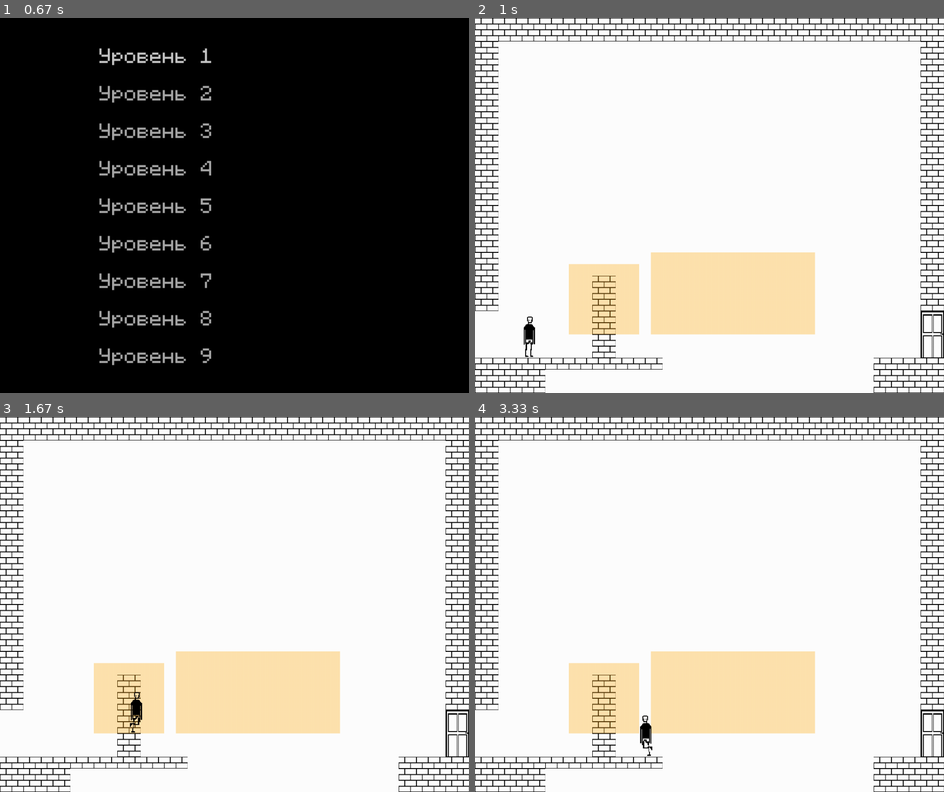
Above: before the commit, frames 1-4 (two rows, left to right).
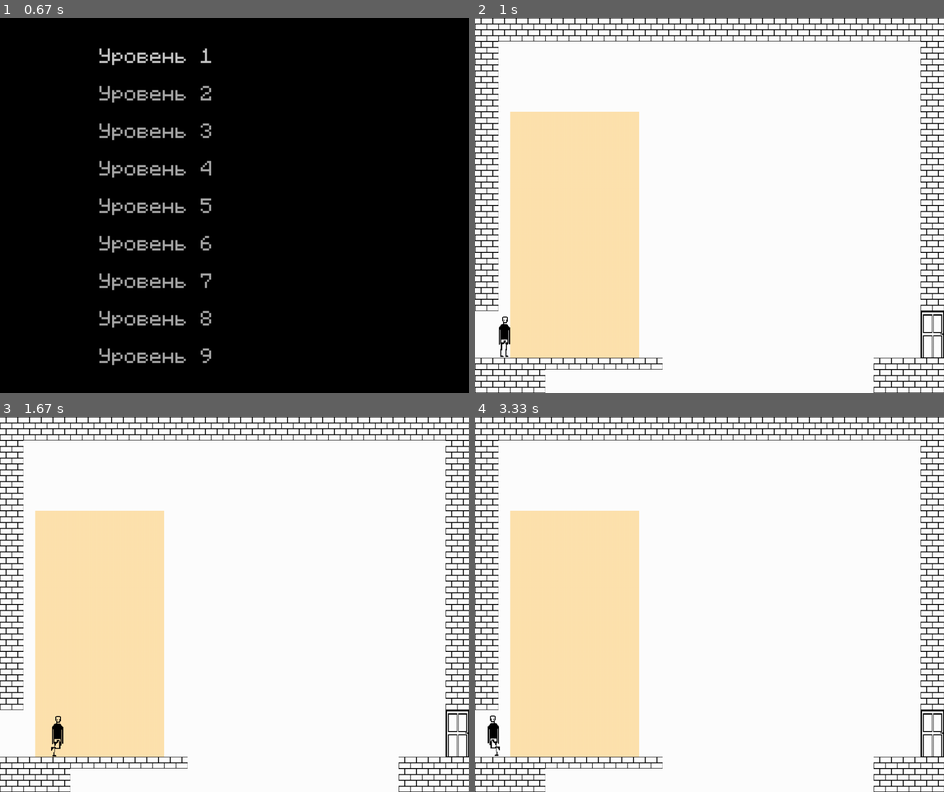
Above: after the commit, the same moments.

Repository: remalQ/pygame-project
Game: pygame game, started from Main.py
Same seed, same stepped clock (60 frames per second), same inputs: the game is played once before the commit and once after it.
Inputs (mouse positions are in pixels of both pictures, inside the frame that each line leads up to):
- Up to frame 1 (0.67 s): click "Начать игру" at 0.38 s
- Up to frame 2 (1 s): press the mouse at (629, 55) at 0.7 s; move the mouse to (587, 183) at 0.8 s; release the mouse at (545, 314) at 0.93 s
- Up to frame 3 (1.67 s): hold Space 1-1.47 s; hold D 1-1.47 s; hold D from 1.55 s (still down)
- Up to frame 4 (3.33 s): release D at 2.02 s; click (845, 679) at 2.15 s; press the mouse at (667, 739) at 2.47 s; move the mouse to (657, 645) at 2.57 s; release the mouse at (653, 552) at 2.7 s; hold A from 3.27 s (still down)

Frame 1 is identical in both runs. In frame 2, 23% of the frame differs, in the area x 5-73%, y 25-91%; in frame 3, 23%; in frame 4, 24%, in the area x 2-73%, y 25-91%.

Commit message:
improve jump sprites in low_gravity zone, remove the high_jump zone

Diff:
--- a/Create_Maps.py
+++ b/Create_Maps.py
@@ -254,23 +254,20 @@
     def ask_zone_effect(self):
         """
         Предлагает выбрать тип зоны цифрой:
-          1 — double_jump (множитель прыжка = 3)
-          2 — low_gravity (множитель гравитации = 0.3)
-          3 — ghost_mode (призрачный режим)
+          1 — low_gravity (множитель гравитации = 0.3)
+          2 — ghost_mode (призрачный режим)
         Возвращает кортеж (effect, value).
         """
         box = TextInputBox(SCREEN_WIDTH//2-150, SCREEN_HEIGHT//2-25, 300, 50)
         font = pygame.font.SysFont('Arial', 24)
         prompt = (
-            "1: double_jump (jump x1.5)\n"
-            "2: low_gravity (gravity x0.3)\n"
-            "3: ghost_mode\n"
-            "Введите 1–3 и нажмите Enter:"
+            "1: low_gravity (gravity x0.3)\n"
+            "2: ghost_mode\n"
+            "Введите 1–2 и нажмите Enter:"
         )
         choice = None
         while choice is None:
             self.screen.fill(pygame.Color('black'))
-            # рисуем многострочный prompt
             for i, line in enumerate(prompt.split("\n")):
                 self.screen.blit(font.render(line, True, pygame.Color('white')),
                                  (50, SCREEN_HEIGHT//2 - 80 + i*30))
@@ -280,7 +277,7 @@
                 if box.handle_event(ev):
                     try:
                         n = int(box.text.strip())
-                        if n in (1,2,3):
+                        if n in (1,2):
                             choice = n
                     except:
                         pass
@@ -289,8 +286,6 @@
             self.clock.tick(FPS)
 
         if choice == 1:
-            return 'double_jump', 1.5
-        elif choice == 2:
             return 'low_gravity', 0.3
         else:
             return 'ghost_mode', 1.0
--- a/Player.py
+++ b/Player.py
@@ -14,48 +14,46 @@
         self.coin_sound = coin_sound
         self.jump_sound = jump_sound
         self.coins_collected = 0
-        self.coin_image = pygame.image.load("Coins/Gold_1.png").convert_alpha()
-        self.coin_image = pygame.transform.scale(self.coin_image, (40, 40))
 
         # Режим рисования платформ (уровень 3)
         self.drawing_platform = False
         self.platform_start_pos = None
         self.platform_end_pos = None
 
-        # Режим падения
+        # Свободное падение
         self.falling_mode = False
         self.fall_speed = 0
 
-        # Параметры «отскока»
+        # Отскоки
         self.vertical_bouncing = False
+        self.vertical_bounce_speed = 0
+        self.vertical_bounce_deceleration = 0
         self.horizontal_bouncing = False
-        self.vertical_bounce_speed = 0
         self.horizontal_bounce_speed = 0
-        self.vertical_bounce_deceleration = 0
         self.horizontal_bounce_deceleration = 0
 
-        # Параметры зон-эффектов
-        self.jump_multiplier = 1.0
+        # Зоны-эффекты
         self.gravity = DEFAULT_GRAVITY
         self.can_pass_walls = False
 
-        # Базовые константы
+        # Константы
         self.base_jump_speed = 15
         self.max_fall_speed = 15
 
-        # Горизонтальная скорость от предыдущих отталкиваний
+        # Горизонтальная скорость
         self.vel_x = 0
+
+        # Состояние прыжка
+        self.jumped = False
 
         # Флаг первого кадра
         self.first_frame = True
 
-        # Загрузка спрайтов и инициализация
+        # Анимации и позиция
         self.reset(x, y)
 
-
     def reset(self, x, y):
-        """Сбрасывает состояние игрока."""
-        # Анимации
+        # Загрузка спрайтов
         self.images_right = []
         self.images_left  = []
         for num in range(1, 5):
@@ -63,6 +61,7 @@
             img = pygame.transform.scale(img, (80, 90))
             self.images_right.append(img)
             self.images_left.append(pygame.transform.flip(img, True, False))
+
         self.jump_image_right = pygame.image.load('Assets/frame_jump.png').convert_alpha()
         self.jump_image_right = pygame.transform.scale(self.jump_image_right, (80, 90))
         self.jump_image_left  = pygame.transform.flip(self.jump_image_right, True, False)
@@ -72,97 +71,77 @@
         self.index     = 0
         self.counter   = 0
 
-        # Позиция и хитбокс
-        self.rect = pygame.Rect(x, y, self.hitbox_width, self.hitbox_height)
-
-        # Вертикальные параметры
-        self.vel_y = 0
-        self.jumped = False
-        self.in_air = True
-
-        # Сброс режимов
-        self.drawing_platform   = False
-        self.platform_start_pos = None
-        self.platform_end_pos   = None
-        self.falling_mode       = False
-        self.fall_speed         = 0
-        self.first_frame        = True
-
-        # Сброс зон-эффектов
-        self.jump_multiplier = 1.0
-        self.gravity         = DEFAULT_GRAVITY
-        self.can_pass_walls  = False
-
-        # Сброс отскока
-        self.vertical_bouncing           = False
-        self.horizontal_bouncing         = False
-        self.vertical_bounce_speed       = 0
-        self.horizontal_bounce_speed     = 0
-        self.vertical_bounce_deceleration   = 0
+        # Хитбокс и скорости
+        self.rect    = pygame.Rect(x, y, self.hitbox_width, self.hitbox_height)
+        self.vel_y   = 0
+        self.in_air  = True
+
+        # Сбрасываем режимы
+        self.drawing_platform           = False
+        self.platform_start_pos         = None
+        self.platform_end_pos           = None
+        self.falling_mode               = False
+        self.fall_speed                 = 0
+        self.first_frame                = True
+        self.gravity                    = DEFAULT_GRAVITY
+        self.can_pass_walls             = False
+        self.vertical_bouncing          = False
+        self.vertical_bounce_speed      = 0
+        self.vertical_bounce_deceleration = 0
+        self.horizontal_bouncing        = False
+        self.horizontal_bounce_speed    = 0
         self.horizontal_bounce_deceleration = 0
 
-
     def start_vertical_bounce(self, initial_speed, deceleration):
-        """Запускает отскок по Y."""
         self.vertical_bounce_speed       = initial_speed
         self.vertical_bounce_deceleration = deceleration
         self.vertical_bouncing           = True
 
-
     def start_horizontal_bounce(self, initial_speed, deceleration):
-        """Запускает отскок по X."""
         self.horizontal_bounce_speed       = initial_speed
         self.horizontal_bounce_deceleration = deceleration
         self.horizontal_bouncing           = True
 
-
     def start_falling(self):
-        """Включает режим свободного падения."""
         self.falling_mode = True
         self.fall_speed   = 3
 
-
     def update(self, game_over, world, door_group, coin_group, screen):
-        """
-        Основной апдейт игрока. Возвращает новое значение game_over.
-        """
-        dx = 0
-        dy = 0
+        dx, dy = 0, 0
         walk_cooldown = 3
-
-        # helper: True, если эта плитка в зоне ghost_mode
+        keys = pygame.key.get_pressed()
+
+        # helper: True если платформа в ghost-зоне
         def tile_in_ghost_zone(tile):
             for z in world.zones:
                 if z['effect'] == 'ghost_mode':
-                    if pygame.Rect(z['x'], z['y'], z['w'], z['h']).colliderect(tile.rect):
+                    zr = pygame.Rect(z['x'], z['y'], z['w'], z['h'])
+                    if zr.colliderect(tile.rect):
                         return True
             return False
 
         if game_over == 0:
-            key = pygame.key.get_pressed()
-            mouse_buttons = pygame.mouse.get_pressed()
-
-            # --- рисуем платформы (ур.3) ---
-            if hasattr(world, 'allow_drawing') and world.allow_drawing:
-                mpos = pygame.mouse.get_pos()
-                if mouse_buttons[0]:
+            # 1) Рисуем платформы уровня 3
+            if getattr(world, 'allow_drawing', False):
+                mx, my = pygame.mouse.get_pos()
+                if pygame.mouse.get_pressed()[0]:
                     if not self.drawing_platform:
                         self.drawing_platform   = True
-                        self.platform_start_pos = (mpos[0] // TILE_SIZE) * TILE_SIZE
-                    self.platform_end_pos = (mpos[0] // TILE_SIZE) * TILE_SIZE
+                        self.platform_start_pos = (mx // TILE_SIZE) * TILE_SIZE
+                    self.platform_end_pos = (mx // TILE_SIZE) * TILE_SIZE
                 else:
                     if self.drawing_platform:
                         self.drawing_platform = False
                         if self.platform_start_pos is not None and self.platform_end_pos is not None:
                             start_x = min(self.platform_start_pos, self.platform_end_pos)
                             end_x   = max(self.platform_start_pos, self.platform_end_pos)
-                            y_tile  = (mpos[1] // TILE_SIZE) * TILE_SIZE
-                            for x in range(start_x, end_x + TILE_SIZE, TILE_SIZE):
+                            y_tile  = (my // TILE_SIZE) * TILE_SIZE
+                            for x in range(start_x, end_x+TILE_SIZE, TILE_SIZE):
                                 world.add_drawable_platform(x, y_tile)
                         self.platform_start_pos = None
                         self.platform_end_pos   = None
 
-            # --- отскок ---
+            # 2) Равнозамедленный отскок
             if self.vertical_bouncing:
                 dy += self.vertical_bounce_speed
                 if self.vertical_bounce_speed > 0:
@@ -181,74 +160,43 @@
                 if self.horizontal_bounce_speed == 0:
                     self.horizontal_bouncing = False
 
-            # --- скольжение по X ---
+            # 3) Горизонтальное скольжение
             if abs(self.vel_x) > 0:
                 dx += self.vel_x
                 self.vel_x *= 0.9
 
-            # --- движение и гравитация ---
-            if self.falling_mode:
-                self.fall_speed += 0.5
-                dy += self.fall_speed
-                if self.fall_speed > self.max_fall_speed:
-                    self.fall_speed = self.max_fall_speed
-            else:
-                # ходьба
-                if key[pygame.K_a]:
+            # 4) Ввод управления и прыжок
+            if not self.falling_mode:
+                if keys[pygame.K_a]:
                     dx -= 5
-                    self.counter += 1
                     self.direction = -1
-                    if not self.in_air and self.counter > walk_cooldown:
-                        self.counter = 0
-                        self.index   = (self.index + 1) % len(self.images_left)
-                        self.image   = self.images_left[self.index]
-                if key[pygame.K_d]:
+                if keys[pygame.K_d]:
                     dx += 5
-                    self.counter += 1
                     self.direction = 1
-                    if not self.in_air and self.counter > walk_cooldown:
-                        self.counter = 0
-                        self.index   = (self.index + 1) % len(self.images_right)
-                        self.image   = self.images_right[self.index]
-
-                # прыжок с учётом зоны
-                if key[pygame.K_SPACE] and not self.jumped and not self.in_air:
-                    self.vel_y = -self.base_jump_speed * self.jump_multiplier
+                if keys[pygame.K_SPACE] and not self.jumped and not self.in_air:
+                    self.vel_y = -self.base_jump_speed
                     self.jumped = True
                     self.jump_sound.play()
-                    self.image = (self.jump_image_right if self.direction == 1
-                                  else self.jump_image_left)
-                if not key[pygame.K_SPACE]:
+                if not keys[pygame.K_SPACE]:
                     self.jumped = False
 
-                # спрайт в полёте/стоянии
-                if self.in_air:
-                    self.image = (self.jump_image_right if self.direction == 1
-                                  else self.jump_image_left)
-                elif not key[pygame.K_a] and not key[pygame.K_d]:
-                    self.counter = 0
-                    self.index   = 0
-                    self.image   = (self.images_right[self.index]
-                                    if self.direction == 1
-                                    else self.images_left[self.index])
-
-                # гравитация
-                self.vel_y += self.gravity
-                if self.vel_y > self.max_fall_speed:
-                    self.vel_y = self.max_fall_speed
+            # 5) Гравитация
+            if self.falling_mode:
+                self.fall_speed = min(self.fall_speed + 0.5, self.max_fall_speed)
+                dy += self.fall_speed
+            else:
+                self.vel_y = min(self.vel_y + self.gravity, self.max_fall_speed)
                 dy += self.vel_y
 
-            # --- коллизии ---
-            self.in_air = True
-            all_platforms = (
+            # 6) Коллизии
+            all_tiles = (
                 world.platform_group.sprites() +
                 world.breaking_platform_group.sprites() +
                 world.hover_visible_platform_group.sprites() +
                 world.moving_platform_group.sprites() +
                 world.drawable_platform_group.sprites()
             )
-
-            # первый кадр — сброс dy
+            # первый кадр — обнуляем dy
             if self.first_frame:
                 dy = 0
                 self.vel_y = 0
@@ -256,84 +204,99 @@
                 self.first_frame = False
 
             # горизонтальные
-            for tile in all_platforms:
+            for tile in all_tiles:
                 if self.can_pass_walls and tile_in_ghost_zone(tile):
                     continue
-                if tile.rect.colliderect(self.rect.x + dx,
-                                         self.rect.y,
-                                         self.rect.width,
-                                         self.rect.height):
-                    if dx > 0:
-                        dx = tile.rect.left - self.rect.right
-                    else:
-                        dx = tile.rect.right - self.rect.left
+                if tile.rect.colliderect(self.rect.x + dx, self.rect.y, self.rect.width, self.rect.height):
+                    dx = tile.rect.left - self.rect.right if dx > 0 else tile.rect.right - self.rect.left
                     self.vel_x = 0
 
             # вертикальные
-            for tile in all_platforms:
+            collided_vert = False
+            for tile in all_tiles:
                 if self.can_pass_walls and tile_in_ghost_zone(tile):
                     continue
-                if tile.rect.colliderect(self.rect.x,
-                                         self.rect.y + dy,
-                                         self.rect.width,
-                                         self.rect.height):
+                if tile.rect.colliderect(self.rect.x, self.rect.y + dy, self.rect.width, self.rect.height):
+                    collided_vert = True
                     if self.vel_y >= 0 or self.fall_speed >= 0:
                         dy = tile.rect.top - self.rect.bottom
                         self.vel_y = 0
                         self.fall_speed = 0
-                        self.in_air = False
-                        self.falling_mode = False
-                        if tile in world.breaking_platform_group:
-                            if hasattr(tile, "start_disappear_timer") and not tile.is_disappeared:
-                                tile.start_disappear_timer()
                     else:
                         dy = tile.rect.bottom - self.rect.top
                         self.vel_y = 0
                         self.fall_speed = 0
+                    break
 
             # bouncing-платформы
             for tile in world.bouncing_platform_group.sprites():
                 if self.can_pass_walls and tile_in_ghost_zone(tile):
                     continue
-                if tile.rect.colliderect(self.rect.x + dx,
-                                         self.rect.y + dy,
-                                         self.rect.width,
-                                         self.rect.height):
+                if tile.rect.colliderect(self.rect.x + dx, self.rect.y + dy, self.rect.width, self.rect.height):
                     bx, by = tile.apply_bounce(self)
                     dx += bx
                     dy += by
 
-            # --- монетки ---
+            # Применяем движение
+            self.rect.x += dx
+            self.rect.y += dy
+
+            # 7) Надёжная проверка – стоим ли мы на земле?
+            foot = self.rect.move(0, 1)
+            on_ground = False
+            for tile in all_tiles:
+                if self.can_pass_walls and tile_in_ghost_zone(tile):
+                    continue
+                if foot.colliderect(tile.rect):
+                    on_ground = True
+                    break
+            self.in_air = not on_ground
+
+            # 8) Монеты, двери, выход
             collected = pygame.sprite.spritecollide(self, coin_group, True)
             if collected:
                 self.coin_sound.play()
             self.coins_collected += len(collected)
 
-            # --- двери и выход ---
             for door in door_group:
                 if self.rect.colliderect(door.rect):
                     if door.image == door.opened:
                         game_over = 1
                     else:
                         if self.rect.right > door.rect.left and self.direction == 1:
-                            dx = door.rect.left - self.rect.right
+                            self.rect.x = door.rect.left - self.rect.width
                         elif self.rect.left < door.rect.right and self.direction == -1:
-                            dx = door.rect.right - self.rect.left
-
-            # падение за экран
+                            self.rect.x = door.rect.right
+
             if self.rect.y > HEIGHT:
                 game_over = -1
 
-            # применяем
-            self.rect.x += dx
-            self.rect.y += dy
-
-        # отрисовка
+        # 9) Обновление спрайта после коллизий
+        if self.in_air:
+            self.image = self.jump_image_right if self.direction == 1 else self.jump_image_left
+        else:
+            if keys[pygame.K_a] or keys[pygame.K_d]:
+                self.counter += 1
+                if self.counter > walk_cooldown:
+                    self.counter = 0
+                    if self.direction == 1:
+                        self.index = (self.index + 1) % len(self.images_right)
+                    else:
+                        self.index = (self.index + 1) % len(self.images_left)
+                self.image = (self.images_right[self.index] if self.direction == 1
+                              else self.images_left[self.index])
+            else:
+                self.counter = 0
+                self.index = 0
+                self.image = (self.images_right[0] if self.direction == 1
+                              else self.images_left[0])
+
+        # Отрисовка игрока
         screen.blit(self.image,
                     (self.rect.x - self.offset_x,
                      self.rect.bottom - self.image.get_height()))
 
-        # превью рисуемых платформ
+        # Превью рисуемых платформ
         if self.drawing_platform and self.platform_start_pos is not None and self.platform_end_pos is not None:
             start_x = min(self.platform_start_pos, self.platform_end_pos)
             end_x   = max(self.platform_start_pos, self.platform_end_pos)
--- a/World.py
+++ b/World.py
@@ -133,21 +133,15 @@
             d.update(self.player, self.coin_group)
 
         # сбрасываем базовые параметры игрока
-        self.player.jump_multiplier = 1.0
-        self.player.gravity        = DEFAULT_GRAVITY
+        self.player.gravity = DEFAULT_GRAVITY
         self.player.can_pass_walls = False
 
-        # проверяем, в каких зонах находится центр игрока
         px, py = self.player.rect.center
         for z in self.zones:
             rect = pygame.Rect(z['x'], z['y'], z['w'], z['h'])
             if rect.collidepoint(px, py):
-                eff = z['effect']
-                val = z.get('value', 1.0)
-                if eff == 'double_jump':
-                    self.player.jump_multiplier = val
-                elif eff == 'low_gravity':
-                    self.player.gravity = DEFAULT_GRAVITY * val
-                elif eff == 'ghost_mode':
+                if z['effect'] == 'low_gravity':
+                    self.player.gravity = DEFAULT_GRAVITY * z['value']
+                elif z['effect'] == 'ghost_mode':
                     self.player.can_pass_walls = True
                 # можно добавить свои эффекты
Binary file changed: Maps/level1.pkl
